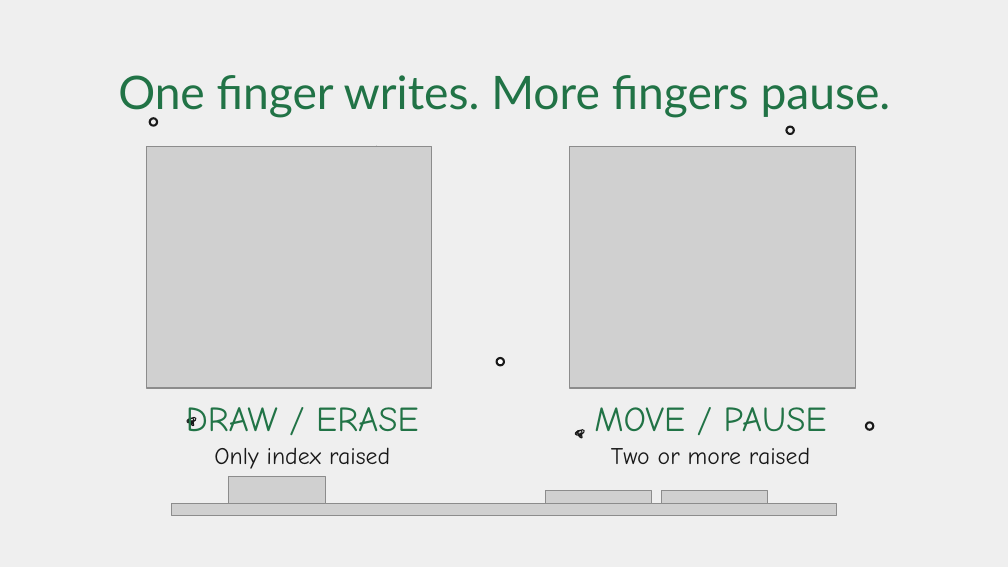
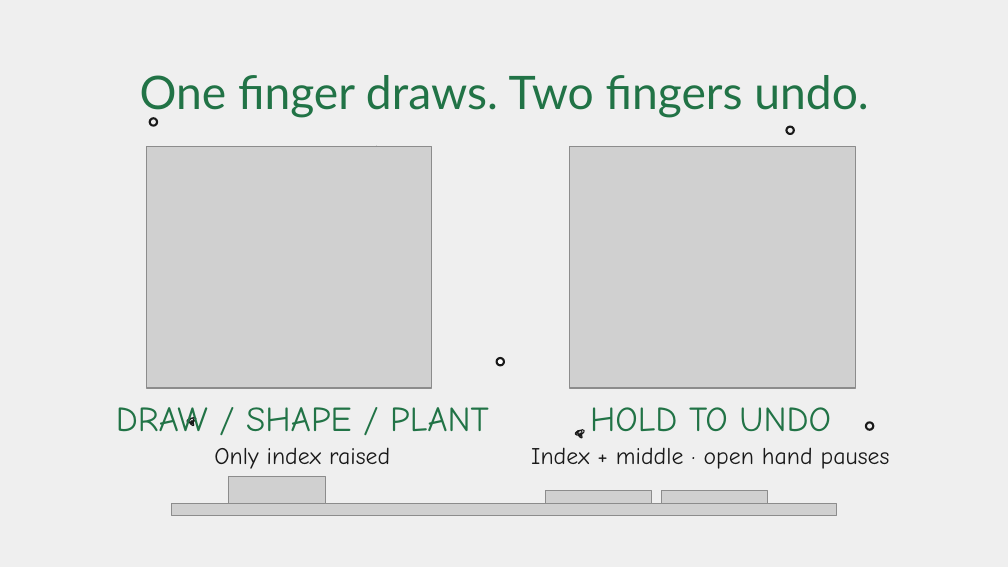
Before and after one commit to thiyatira/AirInk, a slide deck: slide 5 of documents/presentation/AirInk_Presentation.pptx. Drawn at 1008x567 pixels with LibreOffice and Linux fonts; fonts in the diff are those of the drawing; grey boxes stand for pictures; background and template pictures are left out. Boxes give left, top, right and bottom in pixels: in the first picture for what was removed or moved away, otherwise in the second. Text is boxed around its words. In the diff, an @@ line names an element or a change of style, - is before the commit and + after.

Commit message:
Add brushes, shapes, flower stamps, undo/redo and colourful themes
- Nine brushes, eraser, eight shapes and eight flower stamps
- Undo/redo (30 steps) with a hold-two-fingers undo gesture
- Five UI themes, ten boards, colour picker, gallery and snapshot
- 26 automated checks in tests/
- Update report and presentation (PPTX + PDF) and screenshots

```diff
--- a/documents/presentation/AirInk_Presentation.pptx
+++ b/documents/presentation/AirInk_Presentation.pptx
@@ text at box(140, 75, 868, 118): text changed @@
-One finger writes. More fingers pause.
+One finger draws. Two fingers undo.
@@ text at box(116, 407, 489, 432): text changed @@
-DRAW / ERASE
+DRAW / SHAPE / PLANT
@@ text at box(590, 407, 831, 432): text changed @@
-MOVE / PAUSE
+HOLD TO UNDO
@@ text at box(531, 447, 890, 469): text changed @@
-Two or more raised
+Index + middle · open hand pauses
```
Also in this commit, not shown: 6 other slides changed, 1 slide added, 1 slide removed, 11 other files.
